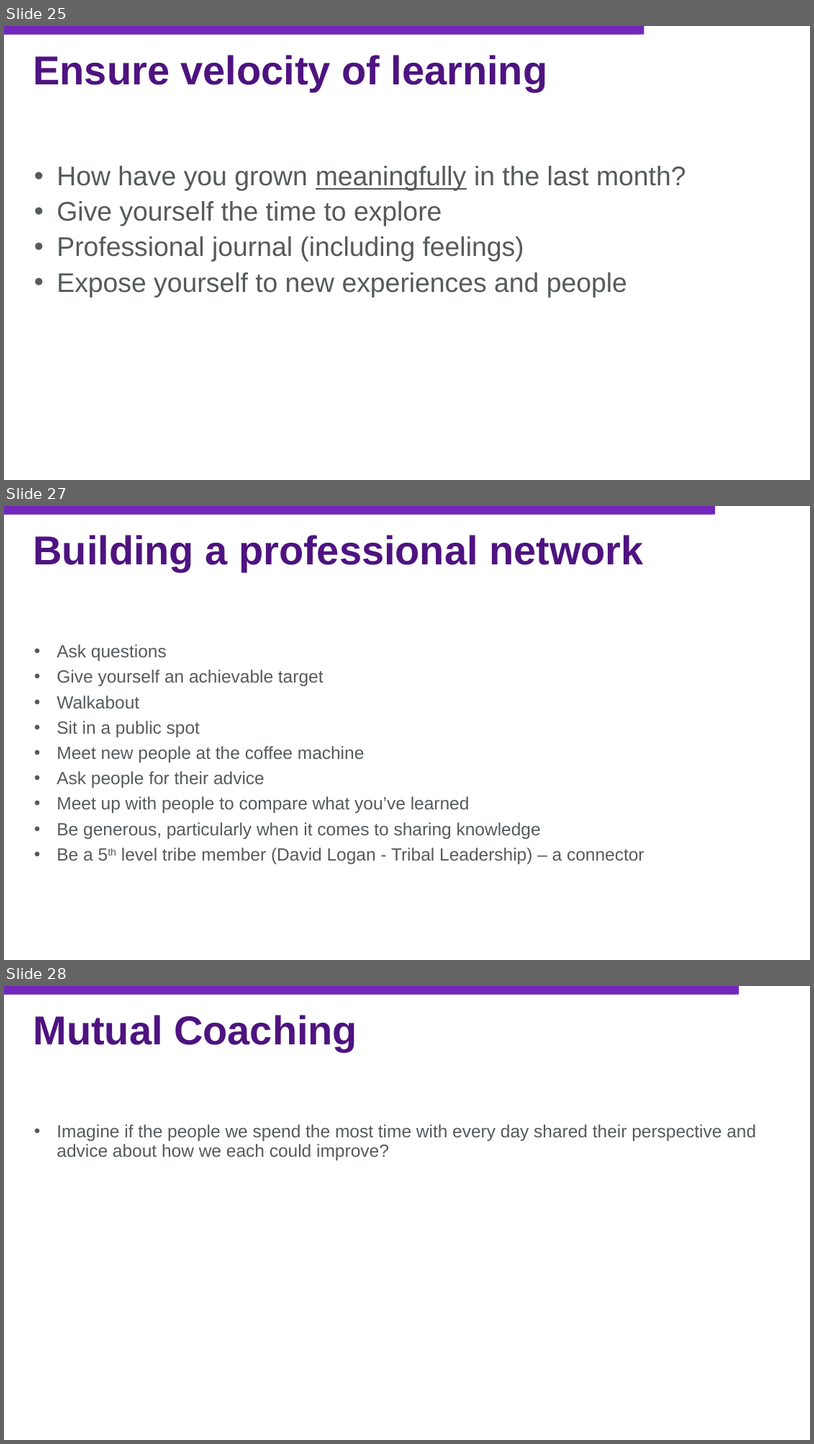
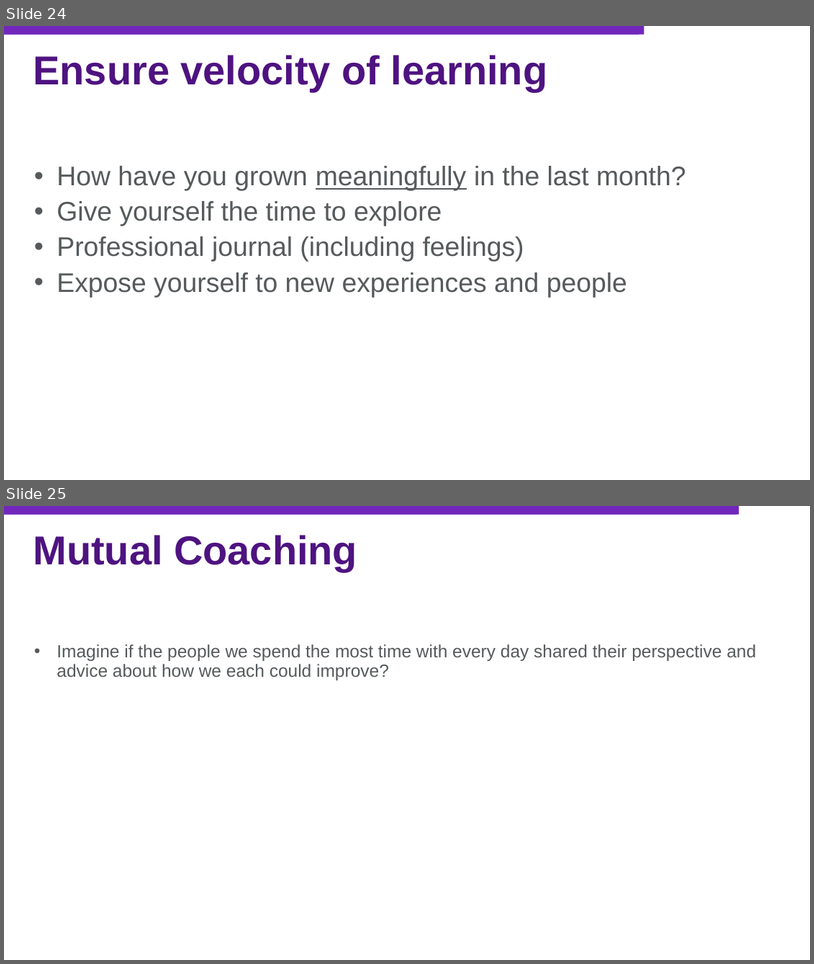
Before and after one commit to jasonjwood/presentations, a slide deck: InFusion2016 - Getting It Done - Jason Wood.pptx. Shown one above the other, each under a label of ours: slides 25, 27 and 28 before the commit, slides 24 and 25 after it; the slides between them are not shown. The pictures are 814x1444 and 814x964 pixels, drawn with LibreOffice and Linux fonts; fonts in the diff are those of the drawing; background and template pictures are left out. Boxes give left, top, right and bottom in pixels: in the first picture for what was removed or moved away, otherwise in the second. Text is boxed around its words. In the diff, an @@ line names an element or a change of style, - is before the commit and + after.

```diff
--- a/InFusion2016 - Getting It Done - Jason Wood.pptx
+++ b/InFusion2016 - Getting It Done - Jason Wood.pptx
@@ slide 27 removed at (x1=4, y1=506, x2=810, y2=960), background picture (left out) @@
@@ rectangle removed at (x1=4, y1=506, x2=715, y2=515) @@
@@ rectangle removed at (x1=4, y1=506, x2=713, y2=515) @@
@@ title removed at (x1=34, y1=535, x2=643, y2=572) @@
-Building a professional network
@@ text removed at (x1=57, y1=644, x2=645, y2=864) @@
-• Ask questions
-• Give yourself an achievable target
-• Walkabout
-• Sit in a public spot
-• Meet new people at the coffee machine
-• Ask people for their advice
-• Meet up with people to compare what you’ve learned
-• Be generous, particularly when it comes to sharing knowledge
-• Be a 5th level tribe member (David Logan - Tribal Leadership) – a connector
@@ what was slide 25 is now slide 24 @@
@@ what was slide 28 is now slide 25 @@
```
Also in this commit, not shown: 1 slide changed, 2 other slides removed.
